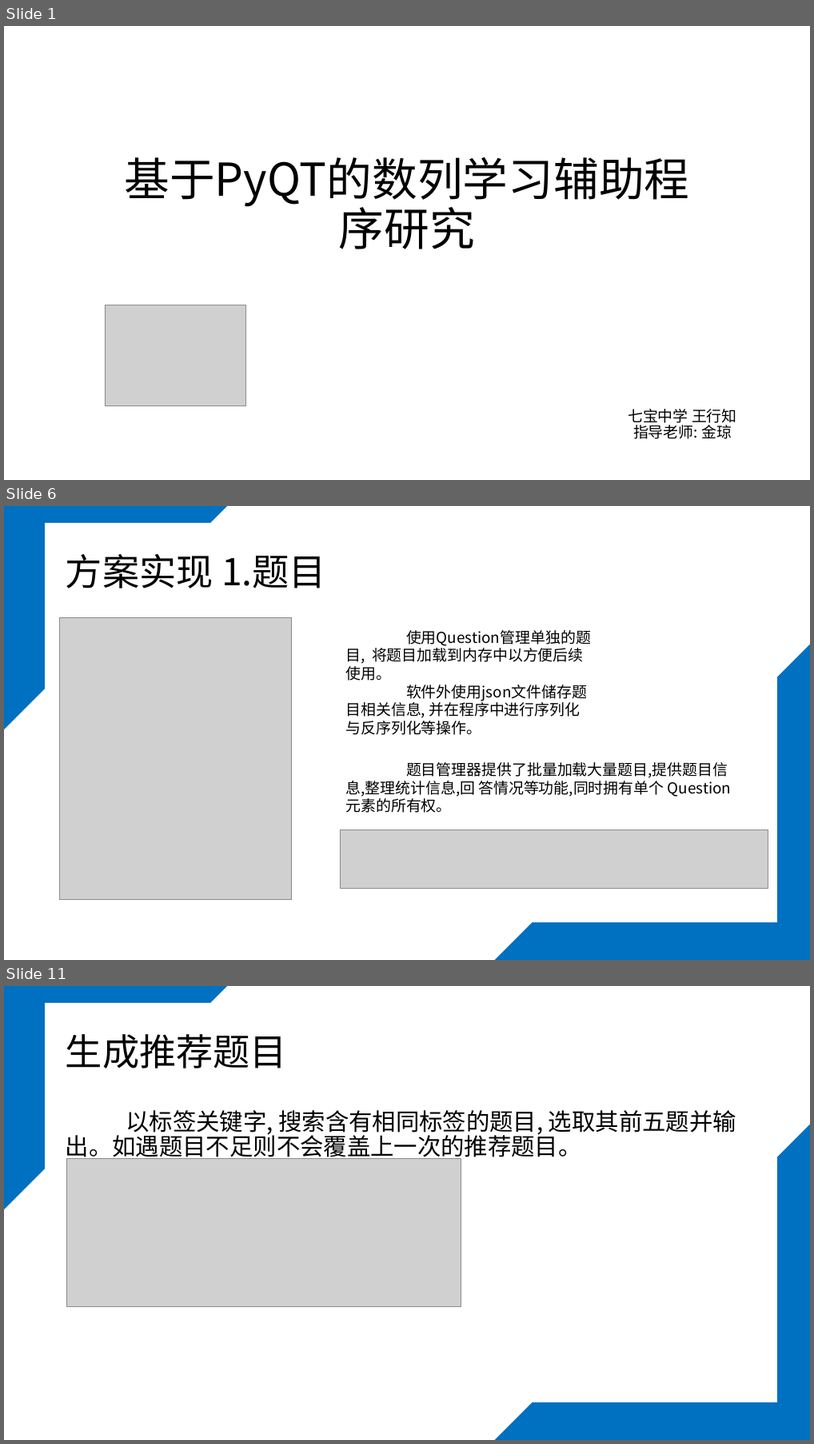
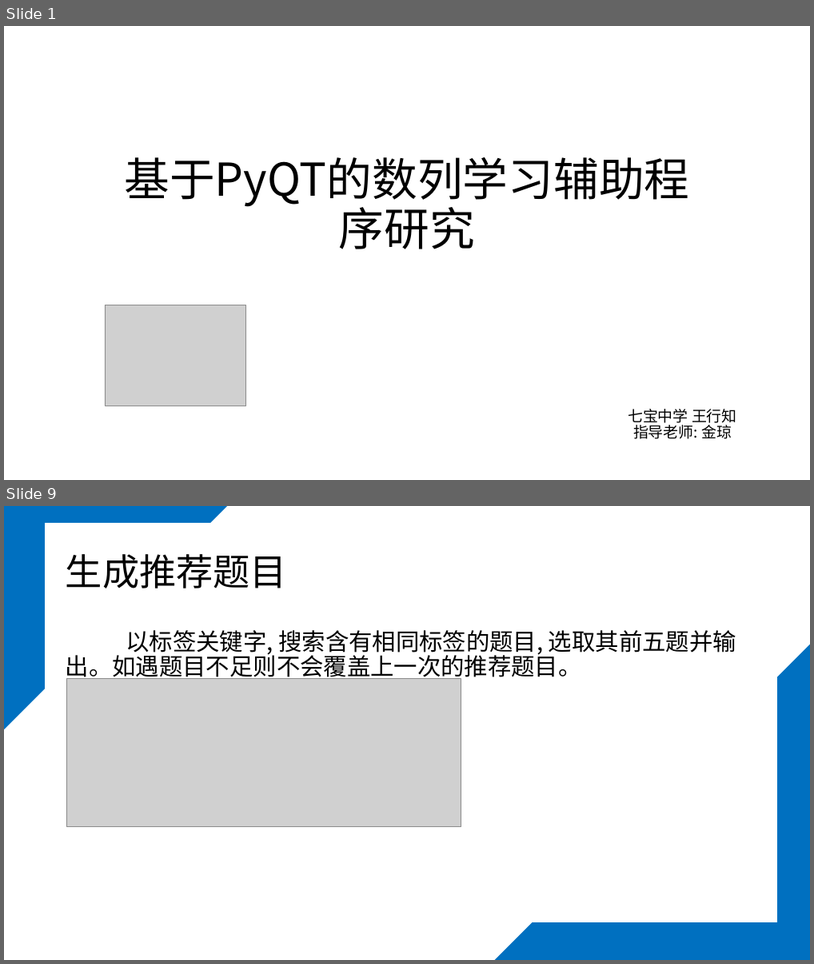
Before and after one commit to zhizhizhiwang/study_project-2024, a slide deck: 课题.pptx. Shown one above the other, each under a label of ours: slides 1, 6 and 11 before the commit, slides 1 and 9 after it; the slides between them are not shown. The pictures are 814x1444 and 814x964 pixels, drawn with LibreOffice and Linux fonts; fonts in the diff are those of the drawing; grey boxes stand for pictures. Boxes give left, top, right and bottom in pixels: in the first picture for what was removed or moved away, otherwise in the second. Text is boxed around its words. In the diff, an @@ line names an element or a change of style, - is before the commit and + after.

```diff
--- a/课题.pptx
+++ b/课题.pptx
@@ slide 6 removed at [4,506,810,960], background #FFFFFF; not listed: 3 template elements that a slide beside it also shows @@
@@ title removed at [66,554,326,588] @@
-方案实现 1.题目
@@ picture removed at [60,618,291,900] @@
@@ text removed at [346,630,591,735] @@
-使用Question管理单独的题目, 将题目加载到内存中以方便后续使用。
-软件外使用json文件储存题目相关信息, 并在程序中进行序列化与反序列化等操作。
@@ text removed at [346,762,728,812] @@
-题目管理器提供了批量加载大量题目,提供题目信息,整理统计信息,回 答情况等功能,同时拥有单个 Question元素的所有权。
@@ picture removed at [340,830,769,888] @@
@@ what was slide 11 is now slide 9 @@
```
Also in this commit, not shown: 9 slides changed, 1 slide added, 2 other slides removed.
